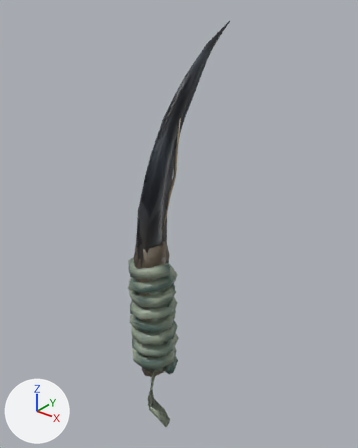
The glTF model art/monster_gear/wpn_naga_talon_knife.glb as it was, and as the next commit left it.
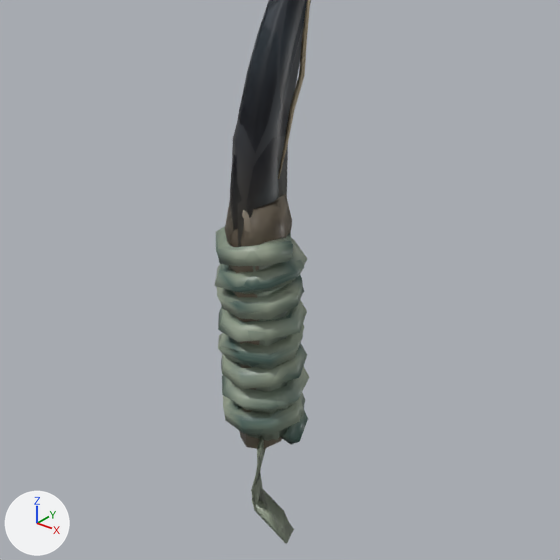
Old and new are each drawn whole from a 50 mm camera at (0.25, -0.275, 0.266) aimed at (-0.007, 0.046, 0.066) and again close up on the part from 4% to 87% of the width and 30% to 97% of the height. The axes (+X, +Y, +Z) are drawn at lower left. The lights are the same throughout. The last two pictures show the newer version.

The first close-up shows 'wpn_naga_talon_knife', 'wpn_naga_talon_knife_lod1', 'wpn_naga_talon_knife_worn'.
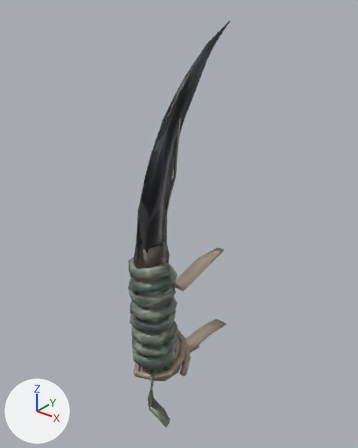
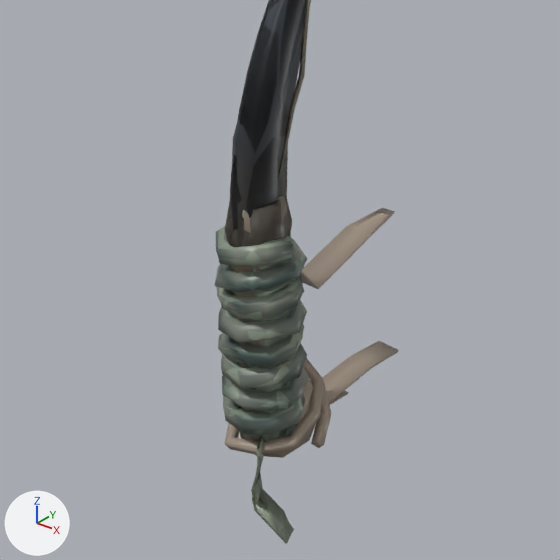
Where the change shows, as pixel boxes [x1, y1, x2, y2] in the close-ups (560 x 560 px):
'wpn_naga_talon_knife_worn', reshaped
    before: [215, 0, 311, 444]
    after: [215, 0, 398, 458]
part 1 of me_wpn_naga_talon_knife_worn, added
    after: [224, 358, 332, 455]
part 2 of me_wpn_naga_talon_knife_worn, added
    after: [300, 208, 395, 289]
part 3 of me_wpn_naga_talon_knife_worn, added (mostly hidden)
    after: [329, 391, 349, 404]
part 4 of me_wpn_naga_talon_knife_worn, added
    after: [322, 341, 398, 402]
part 5 of me_wpn_naga_talon_knife_worn, added
    after: [256, 379, 316, 458]
part 6 of me_wpn_naga_talon_knife_worn, recoloured
    before: [215, 0, 311, 444]
    after: [215, 0, 311, 436]

Diff of the bpy script that builds the scene:
```diff
--- a/art/monster_gear/wpn_naga_talon_knife.glb.py
+++ b/art/monster_gear/wpn_naga_talon_knife.glb.py
@@ me_wpn_naga_talon_knife_worn @@
 # used by ob_wpn_naga_talon_knife_worn; location = (0.0, 0.0, 0.0)
-me_wpn_naga_talon_knife_worn.from_pydata(...)  # 482 vertices, 940 faces; spans x -0.023..0.024, y -0.022..0.069, z -0.127..0.211
+me_wpn_naga_talon_knife_worn.from_pydata(...)  # 614 vertices, 1184 faces; spans x -0.025..0.027, y -0.022..0.114, z -0.127..0.205
+# me_wpn_naga_talon_knife_worn part 1: a new loose piece of 56 vertices spanning x -0.025..0.027, y -0.019..0.045, z -0.075..-0.043, in mat_opaque
+# me_wpn_naga_talon_knife_worn part 2: a new loose piece of 20 vertices spanning x -0.008..0.008, y -0.012..0.114, z 0.005..0.046, in mat_opaque
+# me_wpn_naga_talon_knife_worn part 3: a new loose piece of 20 vertices spanning x -0.008..0.008, y -0.012..0.068, z -0.086..-0.019, in mat_opaque
+# me_wpn_naga_talon_knife_worn part 4: a new loose piece of 20 vertices spanning x -0.008..0.008, y -0.012..0.113, z -0.08..-0.049, in mat_opaque
+# me_wpn_naga_talon_knife_worn part 5: a new loose piece of 16 vertices spanning x -0.018..0.018, y -0.013..0.035, z -0.078..-0.043, in mat_opaque
+# me_wpn_naga_talon_knife_worn part 6: 918 kept faces spanning x -0.023..0.024, y -0.022..0.058, z -0.127..0.2 get new vertex colours; the middle colour goes from grey #859282 to grey #6c736a
+# other edits to the shape of me_wpn_naga_talon_knife_worn do not show in these pictures
 me_wpn_naga_talon_knife_worn.materials.append(mat_opaque)
```
